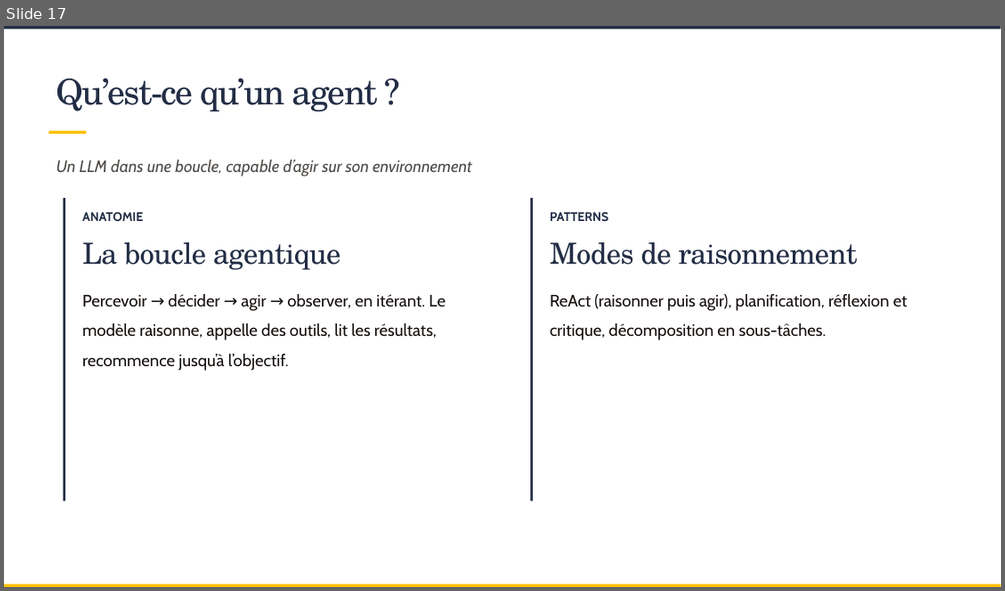
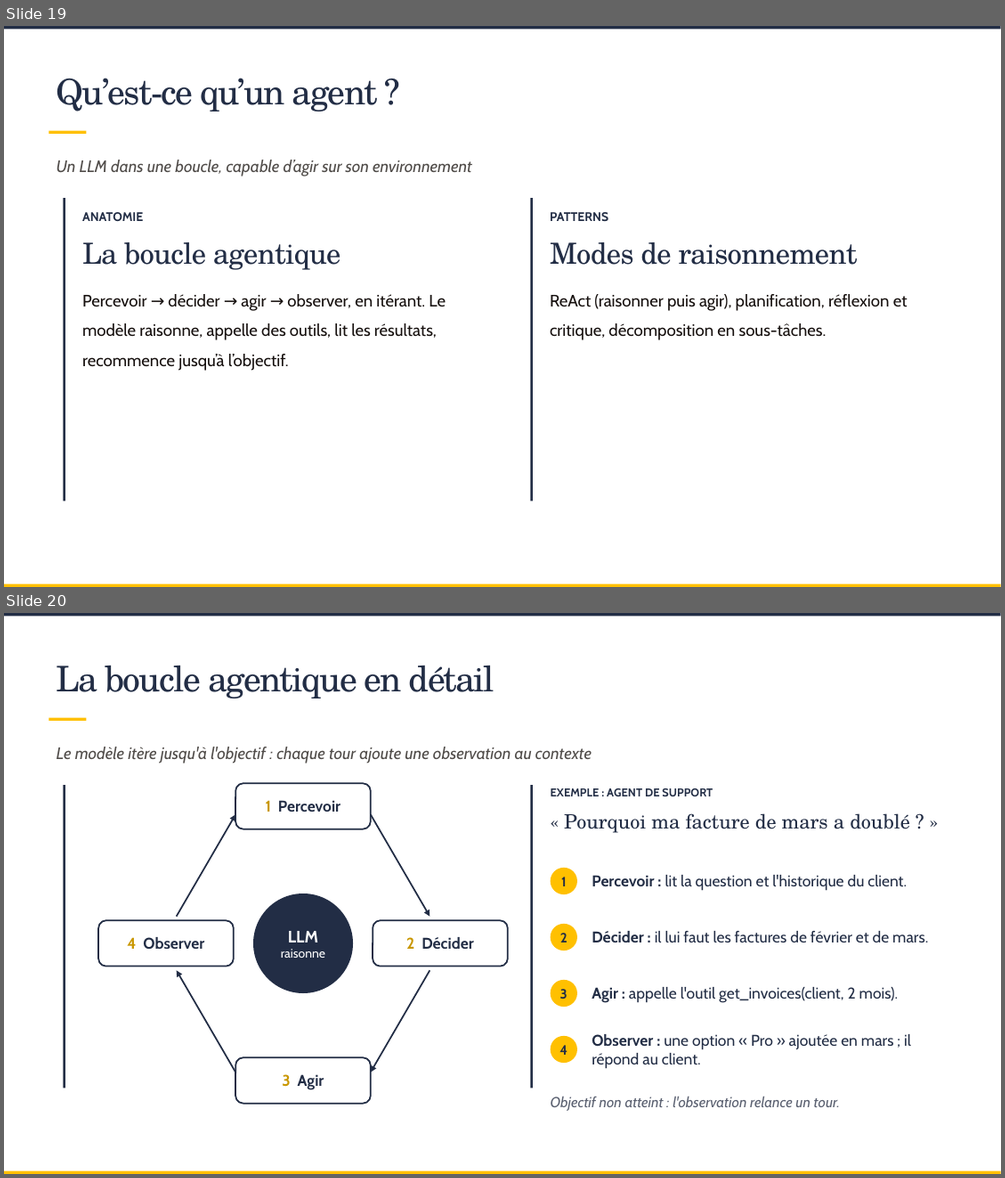
Before and after one commit to SCIAM-FR/formation-ia, a slide deck: slides/Support_formation_SCIAM.pptx. Shown one above the other, each under a label of ours: slide 17 before the commit, slides 19 and 20 after it. The pictures are 1005x591 and 1005x1178 pixels, drawn with LibreOffice and Linux fonts; fonts in the diff are those of the drawing; background and template pictures are left out. Boxes give left, top, right and bottom in pixels: in the first picture for what was removed or moved away, otherwise in the second. Text is boxed around its words. In the diff, an @@ line names an element or a change of style, - is before the commit and + after.

```diff
--- a/slides/Support_formation_SCIAM.pptx
+++ b/slides/Support_formation_SCIAM.pptx
@@ slide 20 added at (4, 613, 1001, 1174), background picture (left out); not listed: 5 template elements that a slide beside it also shows @@
@@ title added at (57, 665, 494, 698), 34 pt, text #222D45 @@
+La boucle agentique en détail
@@ text added at (57, 747, 591, 763), 16 pt, text #504C49, italic @@
+Le modèle itère jusqu'à l'objectif : chaque tour ajoute une observation au contexte
@@ rounded rectangle added at (235, 784, 372, 829), fill #FFFFFF, outline #222D45 1.5 pt, 15 pt, text #222D45, bold @@
+1 Percevoir
@@ text added at (550, 788, 712, 796), 11 pt, text #222D45, bold @@
+EXEMPLE : AGENT DE SUPPORT
@@ arrow added from (177, 916) to (235, 814), #222D45 1.5 pt @@
@@ arrow added from (371, 814) to (429, 916), #222D45 1.5 pt @@
@@ text added at (564, 813, 910, 833), 19 pt, text #222D45 @@
+« Pourquoi ma facture de mars a doublé ? »
@@ ellipse added at (550, 868, 577, 894), fill #FFC000, 13 pt, text #222D45, bold @@
+1
@@ text added at (591, 875, 906, 891), 15 pt, text #222D45 @@
+Percevoir : lit la question et l'historique du client.
@@ ellipse added at (253, 893, 353, 993), fill #222D45, 12 pt, text #FFFFFF @@
+LLM
+raisonne
@@ rounded rectangle added at (98, 920, 234, 966), fill #FFFFFF, outline #222D45 1.5 pt, 15 pt, text #222D45, bold @@
+4 Observer
@@ rounded rectangle added at (372, 920, 508, 966), fill #FFFFFF, outline #222D45 1.5 pt, 15 pt, text #222D45, bold @@
+2 Décider
@@ ellipse added at (550, 924, 577, 950), fill #FFC000, 13 pt, text #222D45, bold @@
+2
@@ text added at (591, 931, 928, 942), 15 pt, text #222D45 @@
+Décider : il lui faut les factures de février et de mars.
@@ arrow added from (235, 1072) to (177, 971), #222D45 1.5 pt @@
@@ arrow added from (429, 971) to (371, 1072), #222D45 1.5 pt @@
@@ ellipse added at (550, 980, 577, 1006), fill #FFC000, 13 pt, text #222D45, bold @@
+3
@@ text added at (591, 987, 898, 1003), 15 pt, text #222D45 @@
+Agir : appelle l'outil get_invoices(client, 2 mois).
@@ ellipse added at (550, 1036, 577, 1062), fill #FFC000, 13 pt, text #222D45, bold @@
+4
@@ text added at (591, 1034, 911, 1069), 15 pt, text #222D45 @@
+Observer : une option « Pro » ajoutée en mars ; il répond au client.
@@ rounded rectangle added at (235, 1057, 372, 1103), fill #FFFFFF, outline #222D45 1.5 pt, 15 pt, text #222D45, bold @@
+3 Agir
@@ text added at (550, 1095, 840, 1111), 14 pt, text #5A6070, italic @@
+Objectif non atteint : l'observation relance un tour.
@@ what was slide 17 is now slide 19 @@
```
Also in this commit, not shown: 22 slides changed, 17 other slides added, 26 other files.
